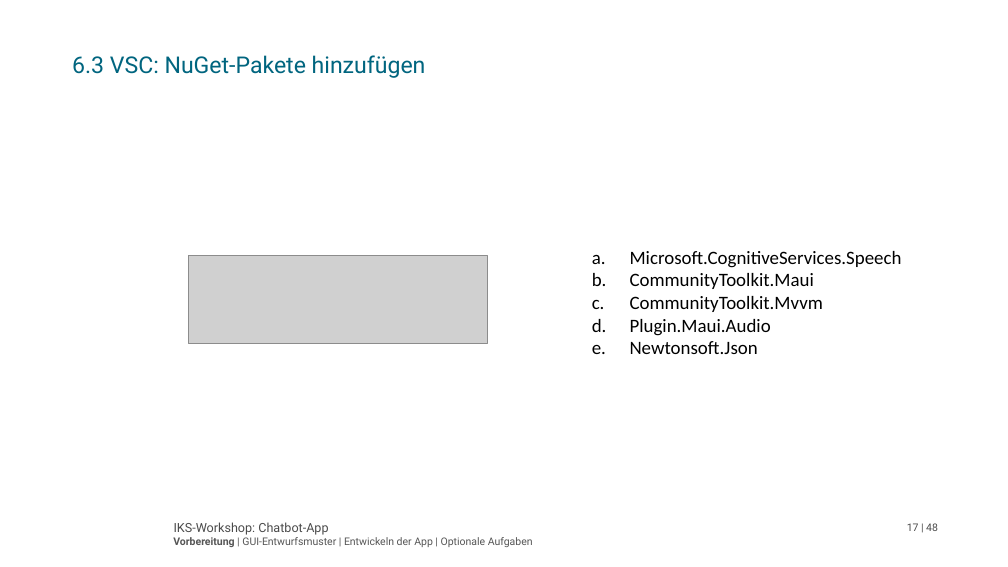
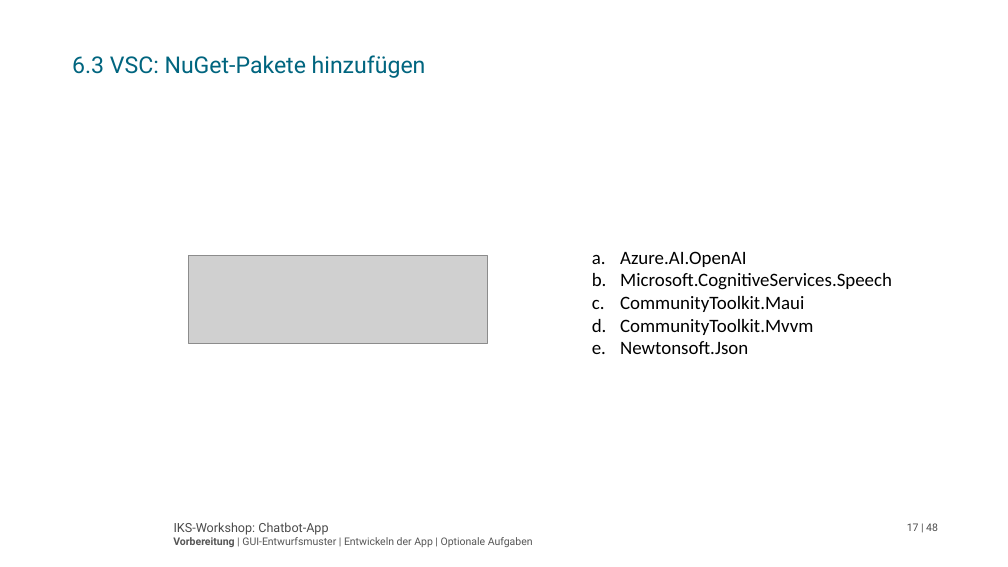
Before and after one commit to iks-gmbh-workshops/IKSAssistApp, a slide deck: slide 17 of Doc/IKS-Workshop Chatbot-App.pptm. Drawn at 1008x567 pixels with LibreOffice and Linux fonts; fonts in the diff are those of the drawing; grey boxes stand for pictures; background and template pictures are left out. Boxes give left, top, right and bottom in pixels: in the first picture for what was removed or moved away, otherwise in the second. Text is boxed around its words. In the diff, an @@ line names an element or a change of style, - is before the commit and + after.

```diff
--- a/Doc/IKS-Workshop Chatbot-App.pptm
+++ b/Doc/IKS-Workshop Chatbot-App.pptm
@@ text at (x1=620, y1=251, x2=892, y2=354): text changed @@
-a. Microsoft.CognitiveServices.Speech
-b. CommunityToolkit.Maui
-c. CommunityToolkit.Mvvm
-d. Plugin.Maui.Audio
-e. Newtonsoft.Json
+a. Azure.AI.OpenAI
+b. Microsoft.CognitiveServices.Speech
+c. CommunityToolkit.Maui
+d. CommunityToolkit.Mvvm
+e. Newtonsoft.Json
```
Also in this commit, not shown: 3 other slides changed.
